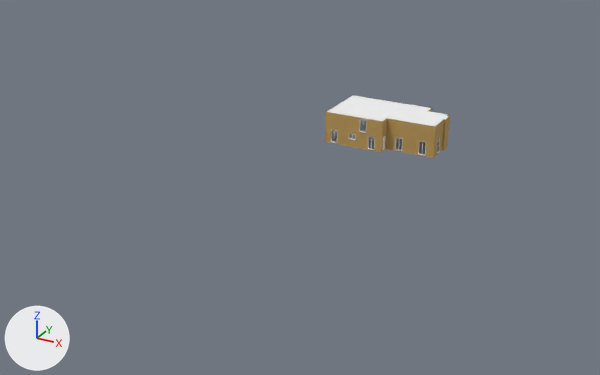
Renders of the Blender file Archivos 3D/Sin Terminar/Casa_Protagonista/casa.blend from each side of a commit.
Rendered twice from a 50 mm lens placed at (46.4, -112.4, 45.2), pointed at (-7.9, -13.7, -4.2). The axes (+X, +Y, +Z) are drawn at lower left. The lights are the same throughout.

The older version as bpy lines, for what is in view:
```python
ob_ceiling_001 = bpy.data.objects.new('Ceiling.001', me_ceiling_001)
ob_ceiling_001.parent = ob_room
ob_ceiling_001.location = (0.0, 0.0, 0.0)
ob_wall_cover = bpy.data.objects.new('Wall_cover', me_wall_cover)
ob_wall_cover.parent = ob_room
ob_wall_cover.location = (-8.357, 4.755, 0.0)
ob_wall_cover.rotation_euler = (0.0, 0.0, -1.571)  # degrees (0, 0, -90)
```
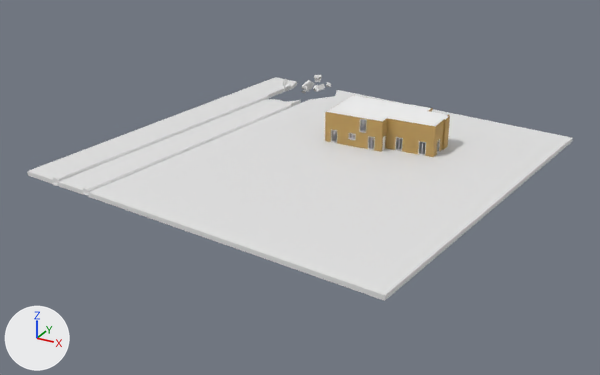
The change, as a diff of the scene's bpy script:
```diff
--- a/Archivos 3D/Sin Terminar/Casa_Protagonista/casa.blend.py
+++ b/Archivos 3D/Sin Terminar/Casa_Protagonista/casa.blend.py
@@ me_cubo_007 @@
+me_cubo_007.from_pydata([(-1.0, -1.0, -1.0), (-1.0, -1.0, 1.0), (-0.95, 1.31, -0.93), (-0.85, 1.96, 1.22), (0.68, -3.03, -1.47), (0.78, -2.39, 0.68), (1.12, 1.75, -0.83), (1.22, 2.4, 1.33)], [], [(0, 1, 3, 2), (2, 3, 7, 6), (6, 7, 5, 4), (4, 5, 1, 0), (2, 6, 4, 0), (7, 3, 1, 5)])
@@ me_cubo_004 @@
+me_cubo_004.from_pydata([(-1.0, -1.0, -1.0), (-1.0, -1.0, 1.0), (-1.0, 1.0, -1.0), (0.42, 2.61, 2.34), (1.0, -1.0, -1.0), (1.0, -1.0, 1.0), (1.31, 1.35, -0.71), (0.93, -0.36, 2.71)], [], [(0, 1, 3, 2), (2, 3, 7, 6), (6, 7, 5, 4), (4, 5, 1, 0), (2, 6, 4, 0), (7, 3, 1, 5)])
@@ me_cubo @@
+me_cubo.from_pydata([(-1.0, -1.0, -1.0), (-1.0, -1.0, 1.0), (3.05, 2.12, 1.58), (-0.1, 1.25, 1.57), (1.0, -1.0, -1.0), (1.0, -1.0, 1.0), (0.1, 0.75, -1.57), (-3.05, -0.12, -1.58)], [], [(0, 1, 3, 2), (2, 3, 7, 6), (6, 7, 5, 4), (4, 5, 1, 0), (2, 6, 4, 0), (7, 3, 1, 5)])
@@ me_plano @@
+me_plano.from_pydata(...)  # 86 vertices, 56 faces, 3 loose edges; spans x -1.0..1.0, y -1.01..1.0, z 0.0..0.04
@@ ob_cubo_008 @@
+ob_cubo_008 = bpy.data.objects.new('Cubo.008', me_cubo_007)
+ob_cubo_008.location = (-20.3, 16.3, 1.3)
+ob_cubo_008.rotation_euler = (3.013, -0.584, -0.181)  # degrees (173, -33, -10)
+ob_cubo_008.scale = (0.416, 0.416, 0.416)
@@ ob_cubo_006 @@
+ob_cubo_006 = bpy.data.objects.new('Cubo.006', me_cubo_004)
+ob_cubo_006.location = (-24.0, 19.5, 0.6)
+ob_cubo_006.rotation_euler = (2.47, -0.0318, -0.595)  # degrees (142, -1.8, -34)
+ob_cubo_006.scale = (0.532, 0.532, 0.532)
@@ ob_cubo @@
+ob_cubo = bpy.data.objects.new('Cubo', me_cubo)
+ob_cubo.location = (-21.8, 18.2, 2.4)
+ob_cubo.rotation_euler = (1.483, 0.319, -1.046)  # degrees (85, 18, -60)
+ob_cubo.scale = (0.464, 0.464, 0.464)
@@ ob_plano_002 @@
+ob_plano_002 = bpy.data.objects.new('Plano.002', me_plano)
+ob_plano_002.location = (-7.4, -10.3, -0.6)
+ob_plano_002.rotation_euler = (0.0, 0.0, -0.116)  # degrees (0, 0, -6.6)
+ob_plano_002.scale = (29.0, 29.0, 29.0)
```

Boxes [x1, y1, x2, y2] around the edits, measured in the pictures (600 x 375 px):
'Plano.002', added
    after: [27, 77, 573, 301]
'Cubo.006', added
    after: [303, 80, 314, 92]
'Cubo.008', added
    after: [315, 84, 325, 92]
'Cubo', added
    after: [314, 75, 322, 82]
